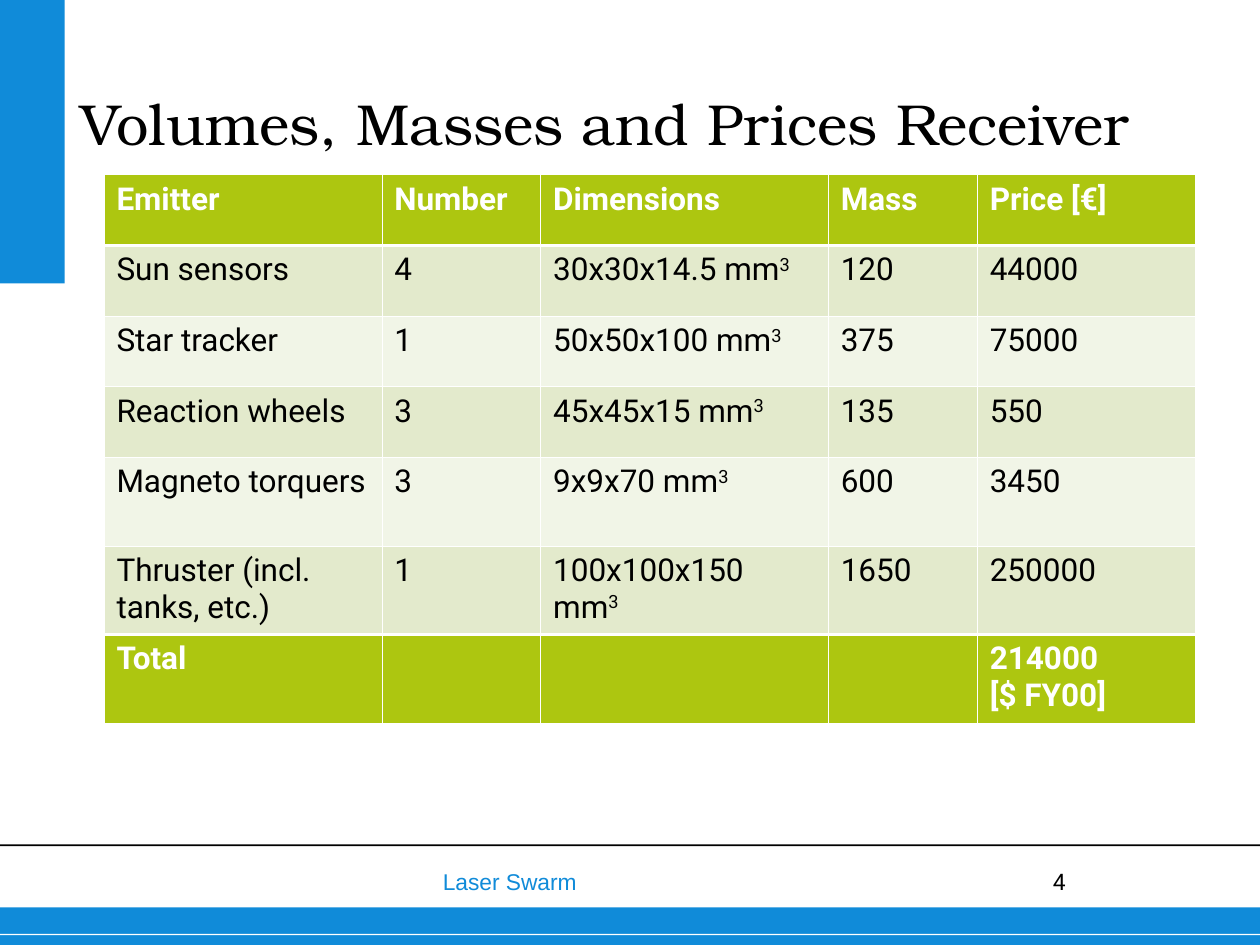
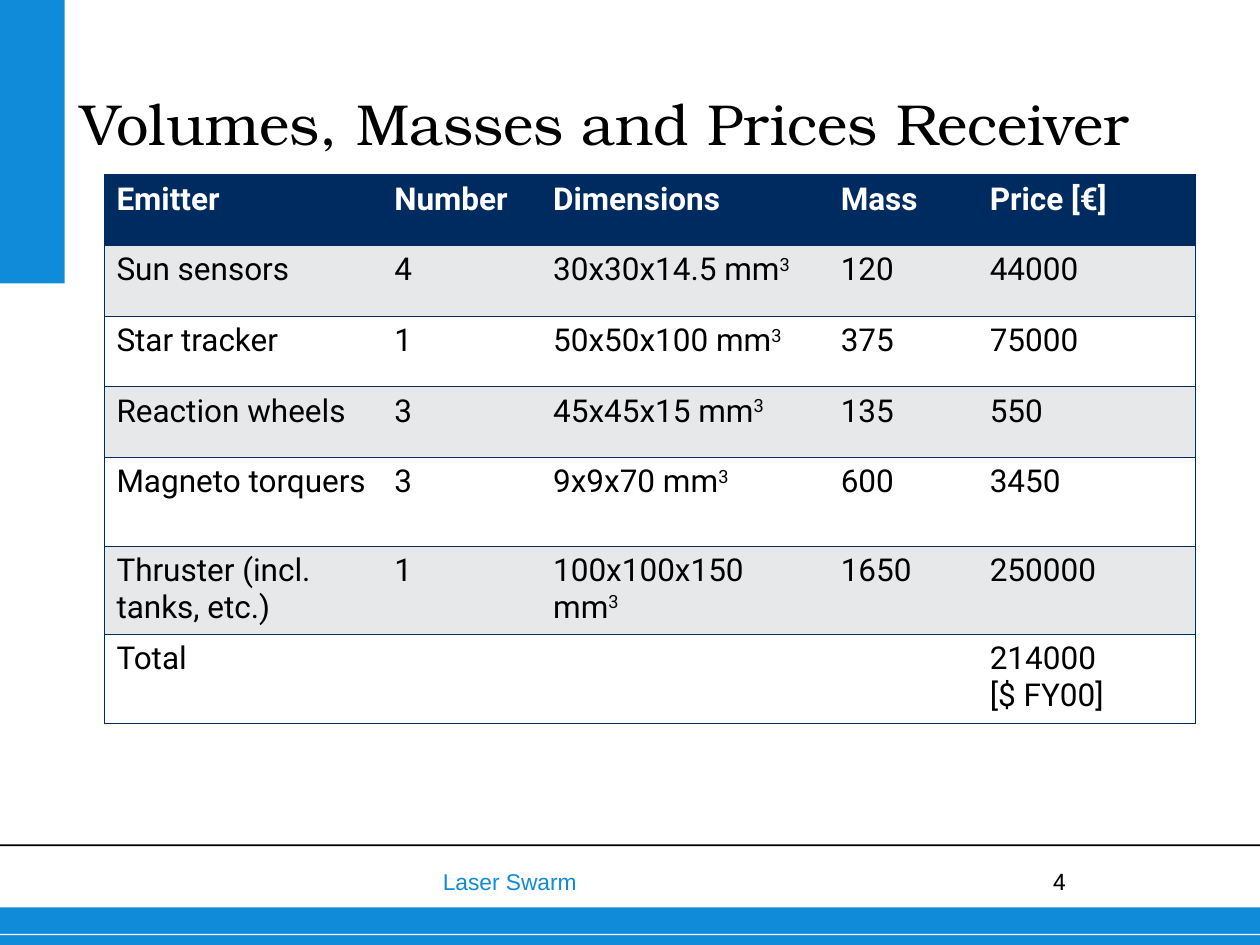
Before and after one commit to thewisenerd/laser-swarm, a slide deck: slide 4 of finalPresentation/subsections/Emitter Satellite_erratum.ppt. Drawn at 1260x945 pixels with LibreOffice and Linux fonts; fonts in the diff are those of the drawing; background and template pictures are left out. Boxes give left, top, right and bottom in pixels: in the first picture for what was removed or moved away, otherwise in the second. Text is boxed around its words. In the diff, an @@ line names an element or a change of style, - is before the commit and + after.

```diff
--- a/finalPresentation/subsections/Emitter Satellite_erratum.ppt
+++ b/finalPresentation/subsections/Emitter Satellite_erratum.ppt
@@ table at (105, 175, 1194, 723) @@
@@ fill #ADC610 to #002B60 in row 1 @@
@@ fill #E3EACC to #E7E8EA in 15 cells @@
@@ fill #F1F5E7 to #FFFFFF in 10 cells @@
@@ fill #ADC610 to #FFFFFF in row 7 @@
@@ text colour #FFFFFF to #000000, bold off in "Total", "214000", "[$ FY00]" @@
@@ borders changed @@
```
Also in this commit, not shown: 1 other slide changed.
